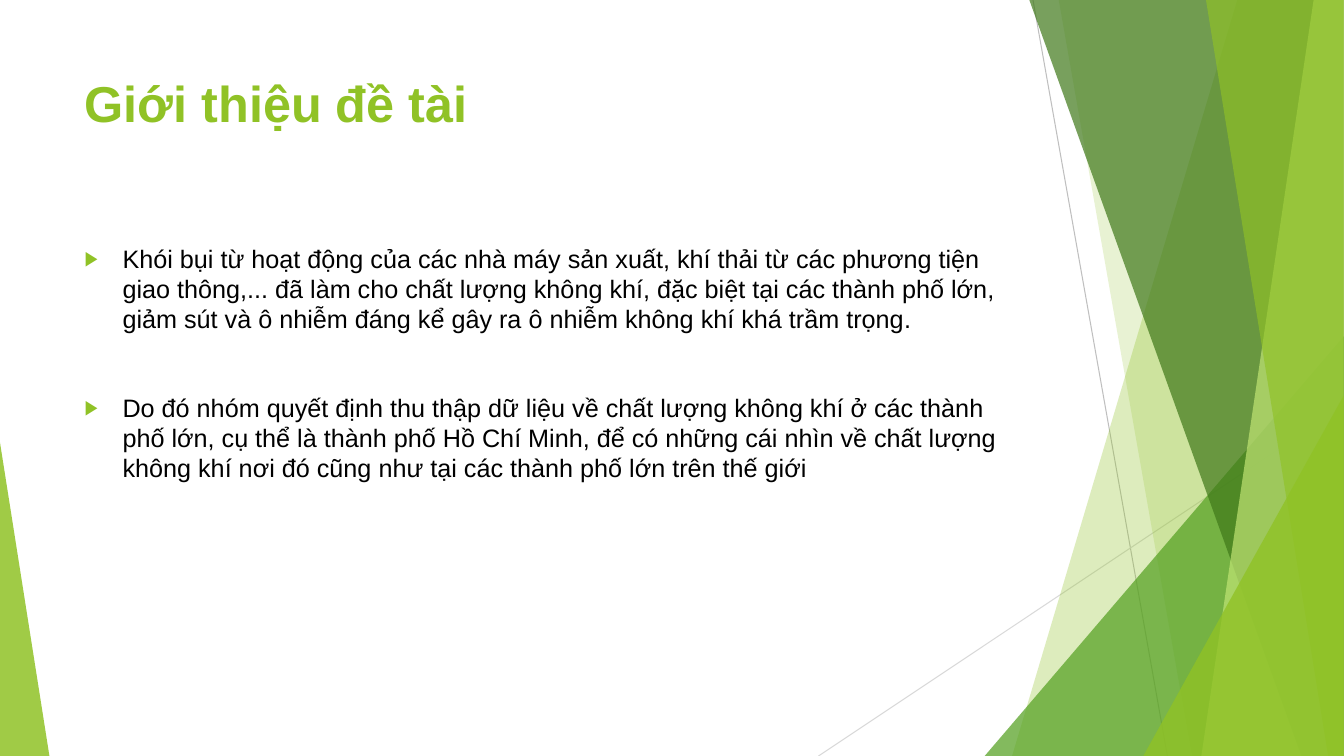
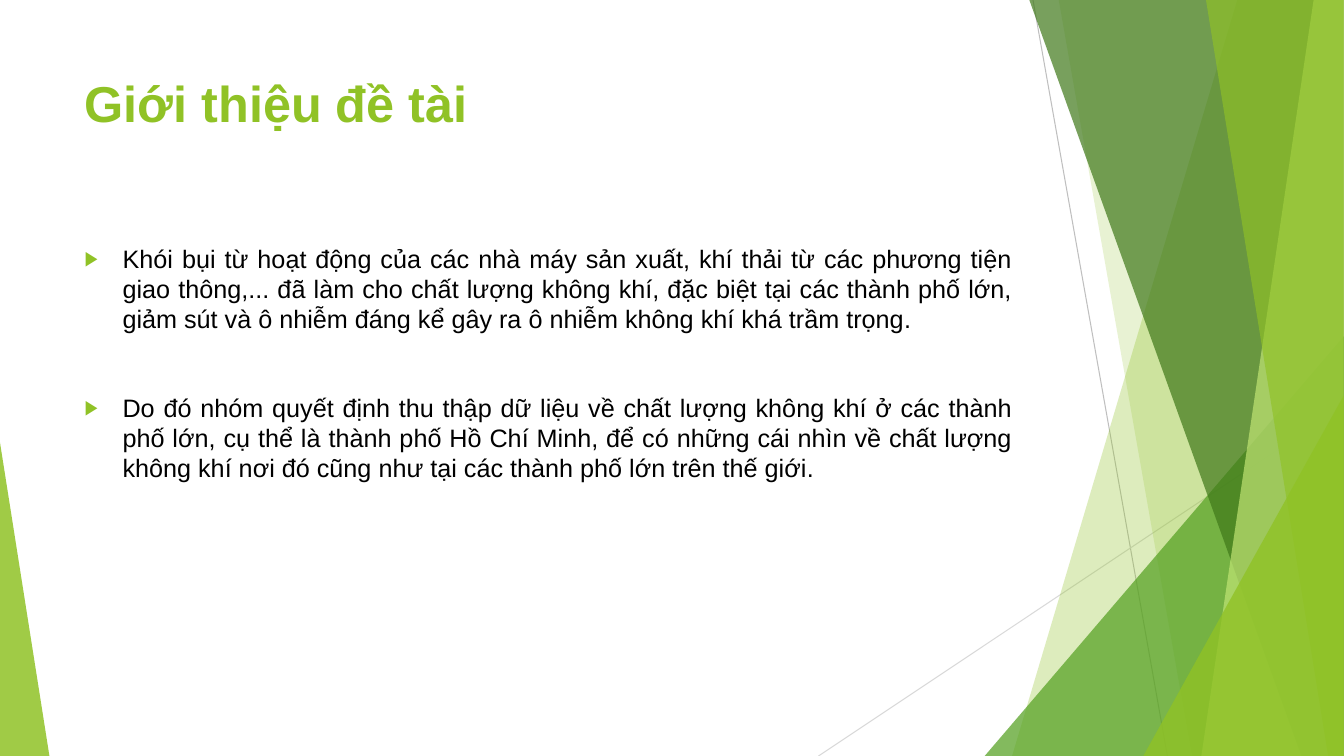
Before and after one commit to JustKidding2K/Data-science-Final-project, a slide deck: slide 2 of Slide.pptx. Drawn at 1344x756 pixels with LibreOffice and Linux fonts; fonts in the diff are those of the drawing. Boxes give left, top, right and bottom in pixels: in the first picture for what was removed or moved away, otherwise in the second. Text is boxed around its words. In the diff, an @@ line names an element or a change of style, - is before the commit and + after.

```diff
--- a/Slide.pptx
+++ b/Slide.pptx
@@ text at [123, 248, 1012, 334]: alignment left to justified @@
@@ text at [123, 397, 1012, 483]: text changed @@
-▶ Do đó nhóm quyết định thu thập dữ liệu về chất lượng không khí ở các thành phố lớn, cụ thể là thành phố Hồ Chí Minh, để có những cái nhìn về chất lượng không khí nơi đó cũng như tại các thành phố lớn trên thế giới
+▶ Do đó nhóm quyết định thu thập dữ liệu về chất lượng không khí ở các thành phố lớn, cụ thể là thành phố Hồ Chí Minh, để có những cái nhìn về chất lượng không khí nơi đó cũng như tại các thành phố lớn trên thế giới.
```
Also in this commit, not shown: 15 other slides changed, 1 other file.
